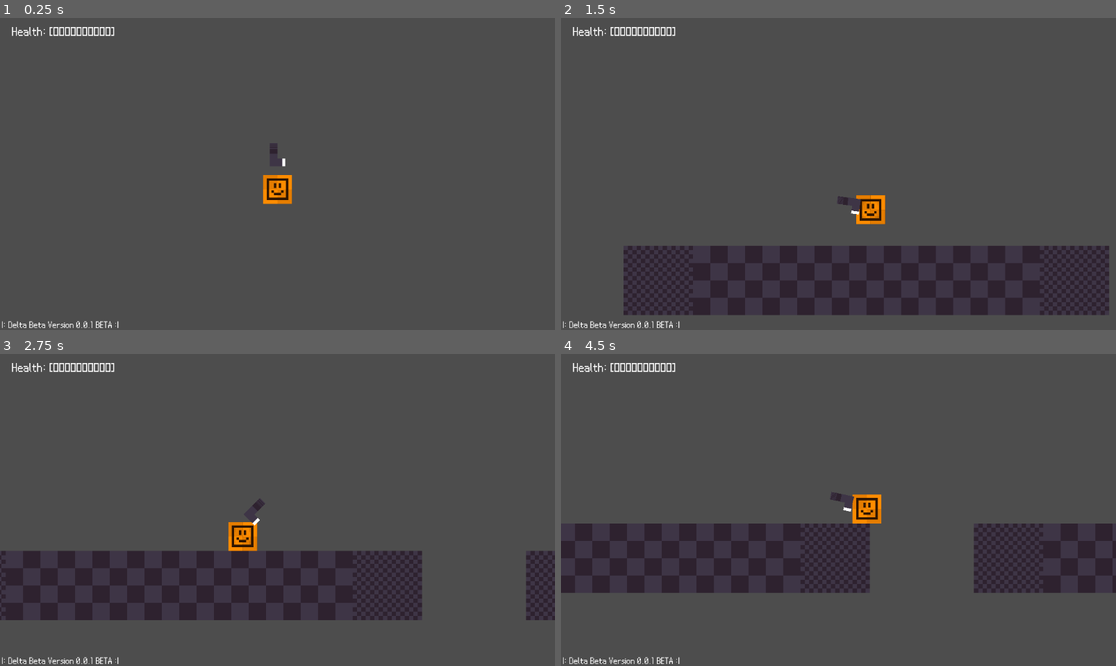
Above: before the commit, frames 1-4 (two rows, left to right).
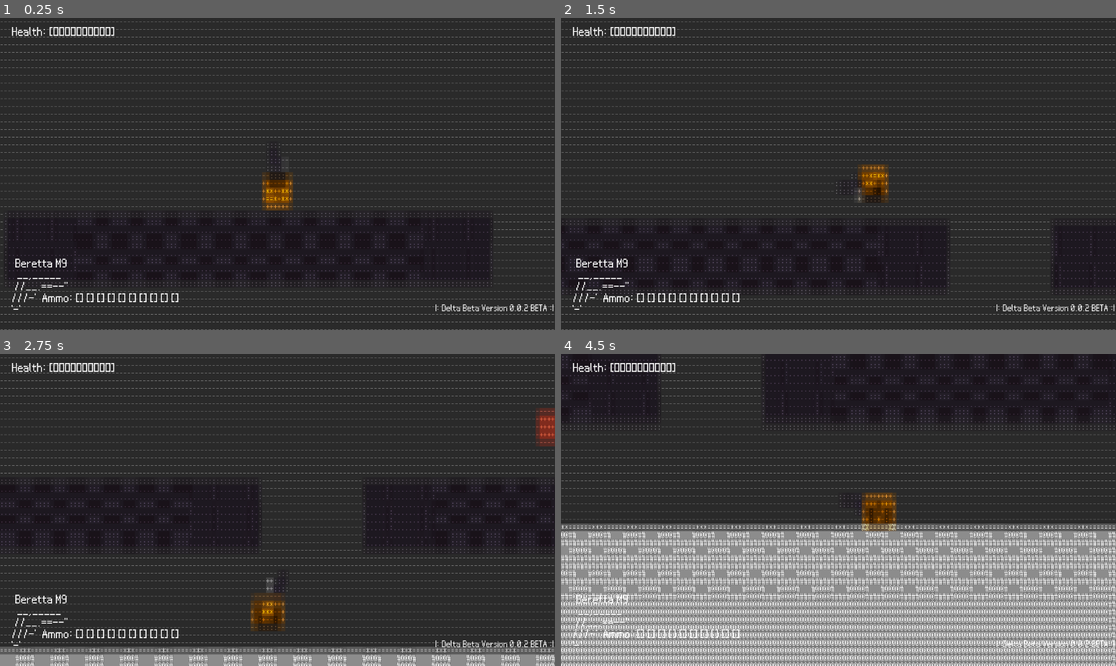
Above: after the commit, the same moments.

Repository: MemeCake789/Delta
Game: Godot game, scene res://scenes/main.tscn
The game is run twice, just before and just after one commit, with the same random seed, the same clock (stepped at 60 frames per second) and the same inputs.
Inputs (mouse positions are in pixels of both pictures, inside the frame that each line leads up to):
- Up to frame 1 (0.25 s): no input
- Up to frame 2 (1.5 s): move the mouse to (960, 158) at 0.52 s; hold D (move_right) from 0.53 s (still down); tap 1 (one) at 0.6 s; tap W (jump) at 0.77 s; move the mouse to (727, 189) at 1.27 s; tap Shift (run) at 1.35 s
- Up to frame 3 (2.75 s): tap W (jump) at 1.52 s; move the mouse to (333, 441) at 2.02 s; release D (move_right) at 2.03 s; press the mouse at (333, 441) at 2.03 s; hold A (move_left) from 2.03 s (still down)
- Up to frame 4 (4.5 s): move the mouse to (810, 572) at 2.77 s; release A (move_left) at 2.78 s; release the mouse at (810, 572) at 2.78 s; hold D (move_right) 2.78-4.28 s; tap 2 (two) at 2.85 s; tap W (jump) at 3.02, 3.77 s; move the mouse to (1005, 556) at 3.52 s; tap 1 (one) at 3.6 s; move the mouse to (672, 463) at 4.27 s; hold A (move_left) from 4.28 s (still down); tap Shift (run) at 4.35 s

The runs differ from the first frame. In frame 1, 95% of the frame differs, in the area x 0-100%, y 0-100%; in frame 2, 85%; in frame 3, 85%; in frame 4, 97%.

Commit message:
Development 0.0.2 ASCII Shader

Diff:
--- /dev/null
+++ b/scenes/GunUI.gd
@@ -0,0 +1,11 @@
+extends Node
+
+
+# Called when the node enters the scene tree for the first time.
+func _ready():
+	pass # Replace with function body.
+
+
+# Called every frame. 'delta' is the elapsed time since the previous frame.
+func _process(delta):
+	pass
--- /dev/null
+++ b/scenes/PlayerHealthUI.gd
@@ -0,0 +1,30 @@
+extends Node
+
+var health_states = [
+	"[▯▯▯▯▯▯▯▯▯▯]",
+	"[▮▯▯▯▯▯▯▯▯▯]",
+	"[▮▮▯▯▯▯▯▯▯▯]",
+	"[▮▮▮▯▯▯▯▯▯▯]",
+	"[▮▮▮▮▯▯▯▯▯▯]",
+	"[▮▮▮▮▮▯▯▯▯▯]",
+	"[▮▮▮▮▮▮▯▯▯▯]",
+	"[▮▮▮▮▮▮▮▯▯▯]",
+	"[▮▮▮▮▮▮▮▮▯▯]",
+	"[▮▮▮▮▮▮▮▮▮▯]",
+	"[▮▮▮▮▮▮▮▮▮▮]"
+]
+
+
+@onready var health = %Health
+# Called when the node enters the scene tree for the first time.
+func _ready():
+	pass
+
+
+# Called every frame. 'delta' is the elapsed time since the previous frame.
+func _process(delta):
+	health.text = "Health: " + health_states[Player.health]
+
+	# var offset = Player.velocity * delta
+	# health.position = defalut_position + offset
+	# health.text = offset
--- /dev/null
+++ b/scenes/main.gdshader
@@ -0,0 +1,31 @@
+shader_type canvas_item;
+render_mode unshaded;
+
+const vec3 MONOCHROME_SCALE = vec3( 0.298912, 0.586611, 0.114478 );
+
+uniform sampler2D ascii_tex : source_color;
+uniform vec2 ascii_size = vec2( 8.0, 16.0 );
+uniform int available_columns = 10;
+uniform int max_columns = 16;
+uniform sampler2D SCREEN_TEXTURE : hint_screen_texture, filter_linear_mipmap;
+
+void fragment( )
+{
+	vec2 screen_uv = floor( SCREEN_UV / SCREEN_PIXEL_SIZE / ascii_size ) * SCREEN_PIXEL_SIZE * ascii_size;
+	vec2 diff = ascii_size * SCREEN_PIXEL_SIZE;
+	vec4 color = (
+		textureLod( SCREEN_TEXTURE, screen_uv, 0.0 )
+	+	textureLod( SCREEN_TEXTURE, screen_uv + vec2( 0.0, diff.y ), 0.0 )
+	+	textureLod( SCREEN_TEXTURE, screen_uv + vec2( diff.x, 0.0 ), 0.0 )
+	+	textureLod( SCREEN_TEXTURE, screen_uv + diff, 0.0 )
+	) / 4.0;
+
+	vec2 ascii_uv = fract( SCREEN_UV / SCREEN_PIXEL_SIZE / ascii_size );
+	ascii_uv.x = ( 1.0 - ascii_uv.x ) / float( max_columns );
+	float col = floor( dot( color.rgb, MONOCHROME_SCALE ) * float( available_columns ) ) / float( available_columns );
+
+	vec4 ascii_color = texture( ascii_tex, ascii_uv + vec2( col * ( float( available_columns ) / float( max_columns ) ), 0.0 ) );
+	COLOR = vec4(ascii_color.rgb * color.rgb * 1.5, ascii_color.a); // Multiply the ascii color with the color from the screen texture
+
+
+}
--- a/scenes/main.tscn
+++ b/scenes/main.tscn
@@ -1,14 +1,23 @@
-[gd_scene load_steps=4 format=3 uid="uid://dsgmremitnucx"]
+[gd_scene load_steps=7 format=3 uid="uid://dsgmremitnucx"]
 
 [ext_resource type="PackedScene" uid="uid://bdyi8allsdfyv" path="res://scenes/player.tscn" id="1_yikqm"]
 [ext_resource type="TileSet" uid="uid://bqt5mxtfgj5mt" path="res://scenes/main.tres" id="2_0ka7e"]
 [ext_resource type="PackedScene" uid="uid://bl3aq6doi88md" path="res://scenes/ui.tscn" id="4_3psyh"]
+[ext_resource type="Texture2D" uid="uid://cql0koh2wlbrd" path="res://assets/ASCII/ascii-3.png" id="5_jgcyl"]
+[ext_resource type="Shader" path="res://scenes/main.gdshader" id="5_m24j6"]
+
+[sub_resource type="ShaderMaterial" id="ShaderMaterial_fymqj"]
+shader = ExtResource("5_m24j6")
+shader_parameter/ascii_size = Vector2(8, 16)
+shader_parameter/available_columns = 10
+shader_parameter/max_columns = 16
+shader_parameter/ascii_tex = ExtResource("5_jgcyl")
 
 [node name="Main" type="Node2D"]
 
 [node name="Player" parent="." instance=ExtResource("1_yikqm")]
 unique_name_in_owner = true
-position = Vector2(-121, -519)
+position = Vector2(549, 98)
 
 [node name="TileMap" type="TileMap" parent="."]
 scale = Vector2(0.9, 0.9)
@@ -17,3 +26,14 @@
 layer_0/tile_data = PackedInt32Array(196606, 196608, 0, 262142, 196608, 0, 196607, 196608, 0, 262143, 196608, 0, 131072 …(17414 unchanged characters)…
 
 [node name="UI" parent="." instance=ExtResource("4_3psyh")]
+layer = 5
+
+[node name="ASCII Shader" type="CanvasLayer" parent="."]
+
+[node name="ColorRect" type="ColorRect" parent="ASCII Shader"]
+material = SubResource("ShaderMaterial_fymqj")
+anchors_preset = 15
+anchor_right = 1.0
+anchor_bottom = 1.0
+grow_horizontal = 2
+grow_vertical = 2
--- a/scenes/ui.tscn
+++ b/scenes/ui.tscn
@@ -1,13 +1,22 @@
-[gd_scene load_steps=3 format=3 uid="uid://bl3aq6doi88md"]
+[gd_scene load_steps=5 format=3 uid="uid://bl3aq6doi88md"]
 
 [ext_resource type="Script" path="res://src/UI.gd" id="1_1n777"]
 [ext_resource type="FontFile" uid="uid://b5uh3dlfjrdul" path="res://assets/NDS12.ttf" id="2_v8o8b"]
+[ext_resource type="Script" path="res://scenes/PlayerHealthUI.gd" id="3_3w1g1"]
+[ext_resource type="Script" path="res://scenes/GunUI.gd" id="4_lb7kq"]
 
 [node name="UI" type="CanvasLayer"]
 script = ExtResource("1_1n777")
 
-[node name="Health" type="RichTextLabel" parent="."]
+[node name="Main" type="Control" parent="."]
+layout_mode = 3
+anchors_preset = 0
+offset_right = 40.0
+offset_bottom = 40.0
+
+[node name="Health" type="RichTextLabel" parent="Main"]
 unique_name_in_owner = true
+layout_mode = 0
 offset_left = 25.0
 offset_top = 15.0
 offset_right = 629.0
@@ -18,17 +27,71 @@
 theme_override_font_sizes/normal_font_size = 20
 text = "Health :  [ ▯▯▯▯▯▯▯▯▯▯ ]"
 
-[node name="Game Version" type="RichTextLabel" parent="."]
+[node name="Gun" type="RichTextLabel" parent="Main"]
 unique_name_in_owner = true
+layout_mode = 0
+offset_left = 32.0
+offset_top = 496.0
+offset_right = 636.0
+offset_bottom = 526.0
+size_flags_horizontal = 0
+size_flags_vertical = 0
+theme_override_fonts/normal_font = ExtResource("2_v8o8b")
+theme_override_font_sizes/normal_font_size = 20
+text = "Beretta M9
+"
+
+[node name="GunImage" type="RichTextLabel" parent="Main"]
+unique_name_in_owner = true
+layout_mode = 0
+offset_top = 520.0
+offset_right = 160.0
+offset_bottom = 616.0
+size_flags_horizontal = 0
+size_flags_vertical = 0
+theme_override_fonts/normal_font = ExtResource("2_v8o8b")
+theme_override_font_sizes/normal_font_size = 20
+text = "      __,_____
+     //__.==--\"
+    ///-'
+    '-'
+"
+
+[node name="Ammo" type="RichTextLabel" parent="Main"]
+unique_name_in_owner = true
+layout_mode = 0
+offset_left = 88.0
+offset_top = 568.0
+offset_right = 692.0
+offset_bottom = 616.0
+size_flags_horizontal = 0
+size_flags_vertical = 0
+theme_override_fonts/normal_font = ExtResource("2_v8o8b")
+theme_override_font_sizes/normal_font_size = 20
+text = "Ammo: [] [] [] [] [] [] [] [] [] []
+"
+
+[node name="Game Version" type="RichTextLabel" parent="Main"]
+unique_name_in_owner = true
+layout_mode = 1
 anchors_preset = 2
 anchor_top = 1.0
 anchor_bottom = 1.0
-offset_left = 4.0
-offset_top = -21.0
-offset_right = 608.0
+offset_left = 904.0
+offset_top = 552.0
+offset_right = 1508.0
+offset_bottom = 573.0
 grow_vertical = 0
 size_flags_horizontal = 0
 size_flags_vertical = 0
 theme_override_fonts/normal_font = ExtResource("2_v8o8b")
 theme_override_font_sizes/normal_font_size = 15
-text = "|: Delta Beta Version 0.0.1 BETA :|"
+text = "|: Delta Beta Version 0.0.2 BETA :|"
+
+[node name="UiManager" type="Node" parent="."]
+
+[node name="Health" type="Node" parent="UiManager"]
+script = ExtResource("3_3w1g1")
+
+[node name="Gun" type="Node" parent="UiManager"]
+script = ExtResource("4_lb7kq")
--- a/src/Gun.gd
+++ b/src/Gun.gd
@@ -1,4 +1,5 @@
 extends Node2D
+
 
 @export var smoothing_factor : int = 20
 @export var max_offset : int = 100  # Maximum offset value
--- a/src/Player.gd
+++ b/src/Player.gd
@@ -60,6 +60,7 @@
 		velocity.y += gravity * delta
 
 
+
 	jump()
 	run()
 	#var mousePosition = get_global_mouse_position()
--- a/src/States/EnemyFollow.gd
+++ b/src/States/EnemyFollow.gd
@@ -28,5 +28,5 @@
 func _on_follow_timer_timeout():
 	var direction = (player.global_position - enemy.global_position).normalized()
 	# Add an upward direction to the velocity vector
-	direction.y -= 1
+	direction.y -= abs(direction.x)
 	enemy.velocity = direction * 1000
--- a/src/UI.gd
+++ b/src/UI.gd
@@ -1,30 +1,30 @@
 extends CanvasLayer
-
-var health_states = [
-	"[▯▯▯▯▯▯▯▯▯▯]",
-	"[▮▯▯▯▯▯▯▯▯▯]",
-	"[▮▮▯▯▯▯▯▯▯▯]",
-	"[▮▮▮▯▯▯▯▯▯▯]",
-	"[▮▮▮▮▯▯▯▯▯▯]",
-	"[▮▮▮▮▮▯▯▯▯▯]",
-	"[▮▮▮▮▮▮▯▯▯▯]",
-	"[▮▮▮▮▮▮▮▯▯▯]",
-	"[▮▮▮▮▮▮▮▮▯▯]",
-	"[▮▮▮▮▮▮▮▮▮▯]",
-	"[▮▮▮▮▮▮▮▮▮▮]"
-]
-
-
-@onready var health = get_node("Health")
-# Called when the node enters the scene tree for the first time.
-func _ready():
-	pass
-
-
-# Called every frame. 'delta' is the elapsed time since the previous frame.
-func _process(delta):
-
-	health.text = "Health: " + health_states[Player.health]
-	#%Health.text = health_states[health]
-	#var offset = Player.velocity * delta
-	#health.position += offset
+#
+#var health_states = [
+	#"[▯▯▯▯▯▯▯▯▯▯]",
+	#"[▮▯▯▯▯▯▯▯▯▯]",
+	#"[▮▮▯▯▯▯▯▯▯▯]",
+	#"[▮▮▮▯▯▯▯▯▯▯]",
+	#"[▮▮▮▮▯▯▯▯▯▯]",
+	#"[▮▮▮▮▮▯▯▯▯▯]",
+	#"[▮▮▮▮▮▮▯▯▯▯]",
+	#"[▮▮▮▮▮▮▮▯▯▯]",
+	#"[▮▮▮▮▮▮▮▮▯▯]",
+	#"[▮▮▮▮▮▮▮▮▮▯]",
+	#"[▮▮▮▮▮▮▮▮▮▮]"
+#]
+#
+#
+#@onready var health = get_node("Main/Health")
+## Called when the node enters the scene tree for the first time.
+#func _ready():
+	#pass
+#
+#
+## Called every frame. 'delta' is the elapsed time since the previous frame.
+#func _process(delta):
+#
+	#health.text = "Health: " + health_states[Player.health]
+	##%Health.text = health_states[health]
+	##var offset = Player.velocity * delta
+	##health.position += offset
Binary file added: assets/ASCII/ascii-2.png
Not shown, added: assets/ASCII/ascii-2.png.import
Binary file added: assets/ASCII/ascii-3.png
Not shown, added: assets/ASCII/ascii-3.png.import
Binary file added: assets/ASCII/ascii-4.png
Not shown, added: assets/ASCII/ascii-4.png.import
Binary file added: assets/ASCII/ascii-5.png
Not shown, added: assets/ASCII/ascii-5.png.import
Binary file added: assets/ASCII/ascii.png
Not shown, added: assets/ASCII/ascii.png.import
